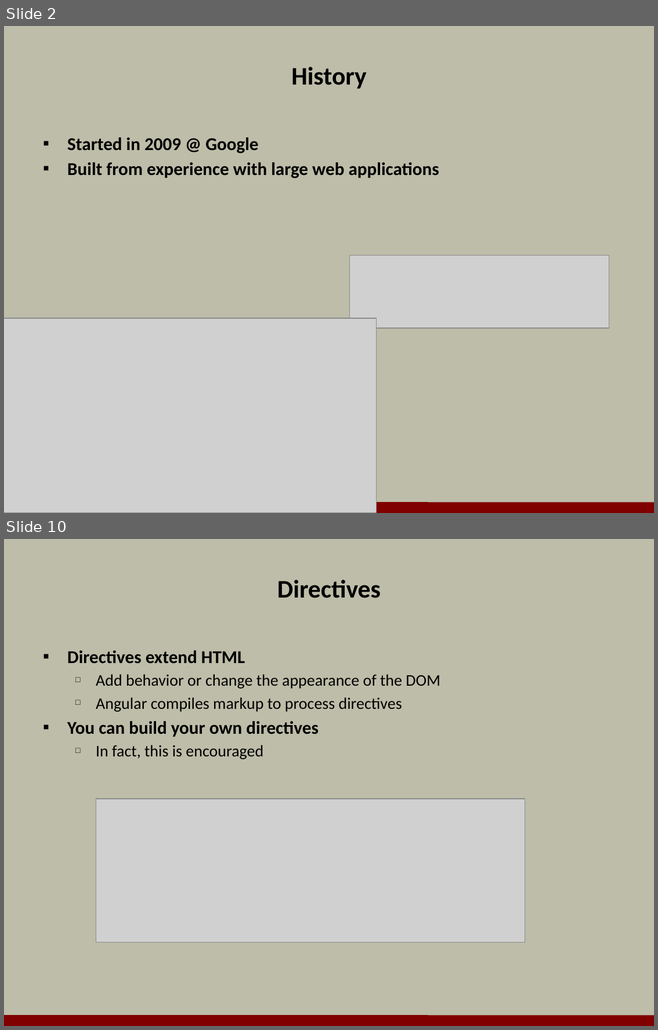
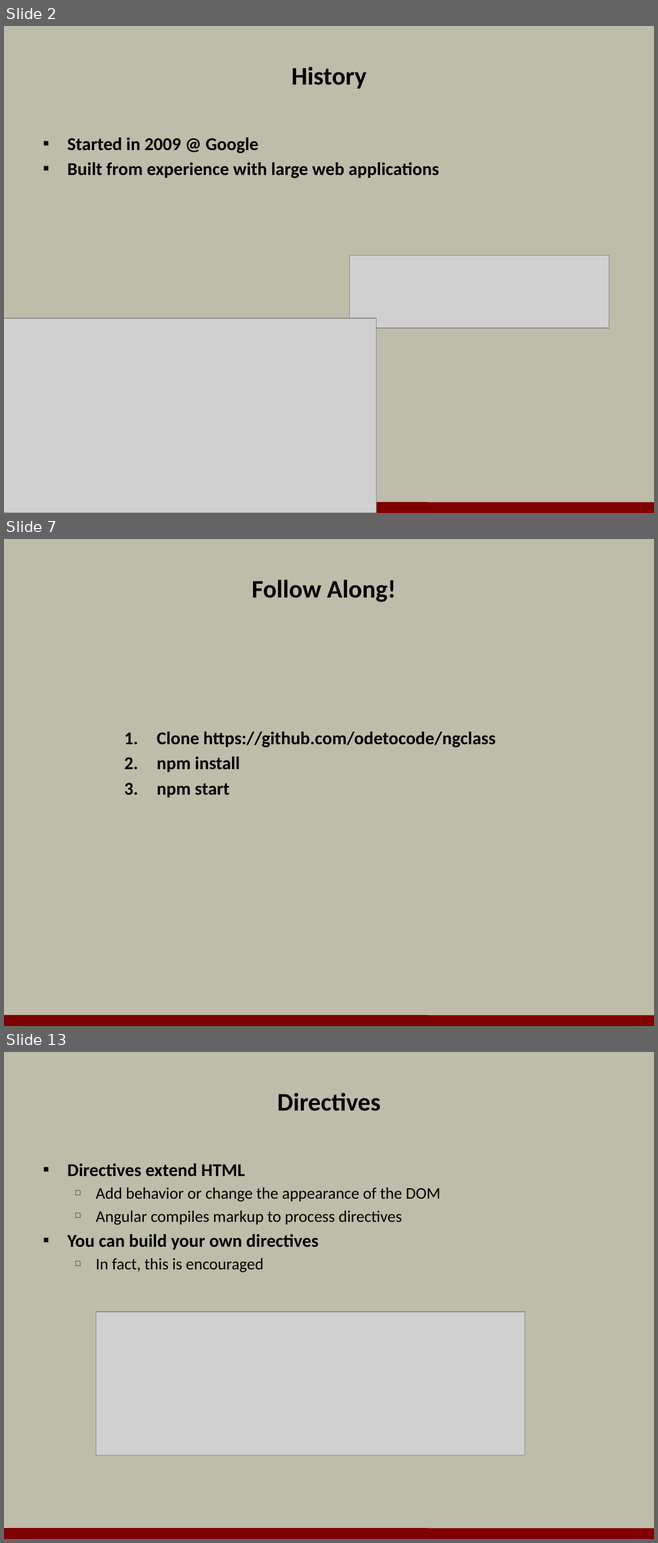
Before and after one commit to OdeToCode/classes, a slide deck: angular2/slides/01_Introduction.pptx. Shown one above the other, each under a label of ours: slides 2 and 10 before the commit, slides 2, 7 and 13 after it; the slides between them are not shown. The pictures are 658x1030 and 658x1543 pixels, drawn with LibreOffice and Linux fonts; fonts in the diff are those of the drawing; grey boxes stand for pictures; background and template pictures are left out. Boxes give left, top, right and bottom in pixels: in the first picture for what was removed or moved away, otherwise in the second. Text is boxed around its words. In the diff, an @@ line names an element or a change of style, - is before the commit and + after.

```diff
--- a/angular2/slides/01_Introduction.pptx
+++ b/angular2/slides/01_Introduction.pptx
@@ slide 7 added at (4, 539, 654, 1026), background #BDBDA9; not listed: 1 template element that a slide beside it also shows @@
@@ title added at (252, 580, 396, 602), 28 pt, text #000000, bold @@
+Follow Along!
@@ text added at (157, 732, 495, 798), 20 pt, text #000000, bold @@
+1. Clone https://github.com/odetocode/ngclass
+2. npm install
+3. npm start
@@ what was slide 10 is now slide 13 @@
```
Also in this commit, not shown: 6 slides changed, 5 other slides added, 4 slides removed, 1 other file.
